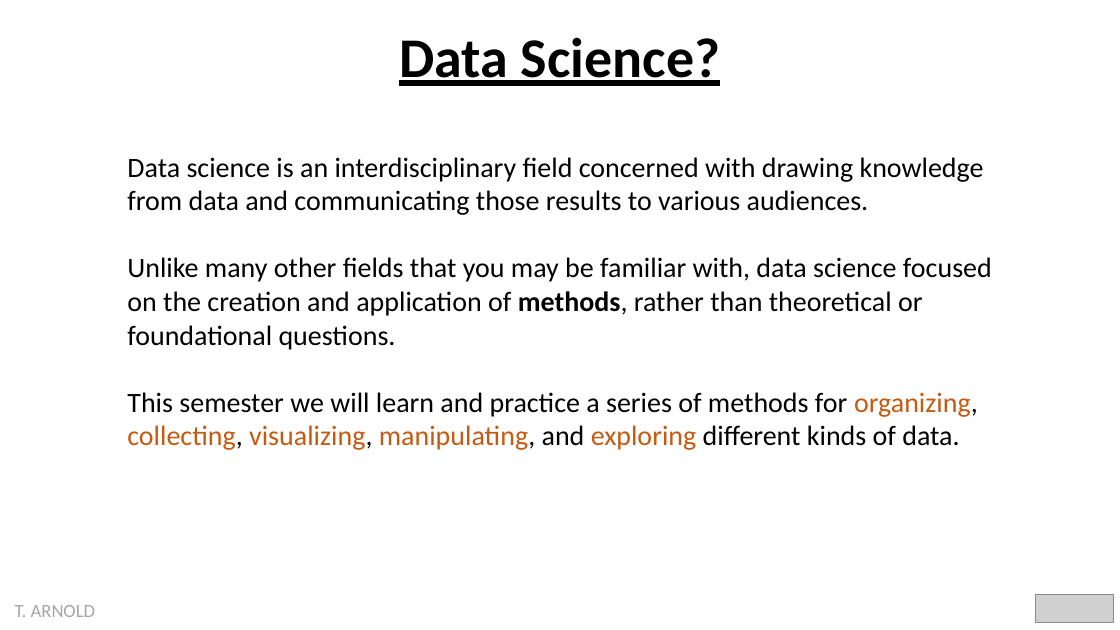
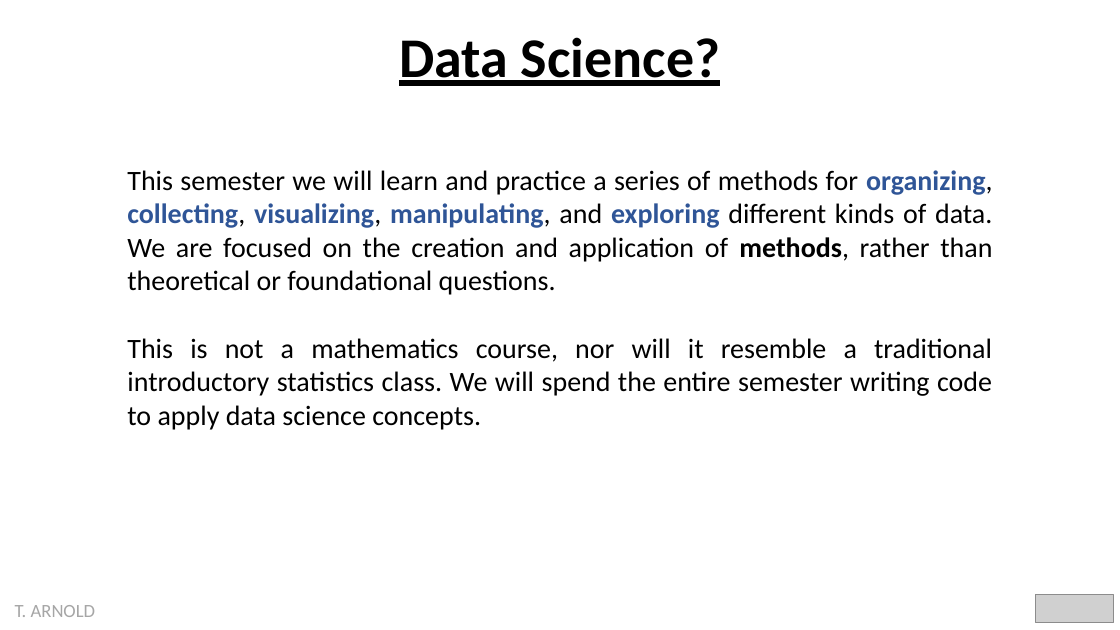
Before and after one commit to statsmaths/dsst289-f21, a slide deck: slide 8 of pslides/introduction.pptx (slide 3 before the commit). Drawn at 1120x630 pixels with LibreOffice and Linux fonts; fonts in the diff are those of the drawing; grey boxes stand for pictures. Boxes give left, top, right and bottom in pixels: in the first picture for what was removed or moved away, otherwise in the second. Text is boxed around its words. In the diff, an @@ line names an element or a change of style, - is before the commit and + after.

```diff
--- a/pslides/introduction.pptx
+++ b/pslides/introduction.pptx
@@ text at (x1=127, y1=170, x2=992, y2=430): text changed @@
-Data science is an interdisciplinary field concerned with drawing knowledge from data and communicating those results to various audiences.
-Unlike many other fields that you may be familiar with, data science focused on the creation and application of methods, rather than theoretical or foundational questions.
-This semester we will learn and practice a series of methods for organizing, collecting, visualizing, manipulating, and exploring different kinds of data.
+This semester we will learn and practice a series of methods for organizing, collecting, visualizing, manipulating, and exploring different kinds of data. We are focused on the creation and application of methods, rather than theoretical or foundational questions.
+This is not a mathematics course, nor will it resemble a traditional introductory statistics class. We will spend the entire semester writing code to apply data science concepts.
```
Also in this commit, not shown: 4 other slides changed, 5 slides added, 9 slides removed, 2 other files.
